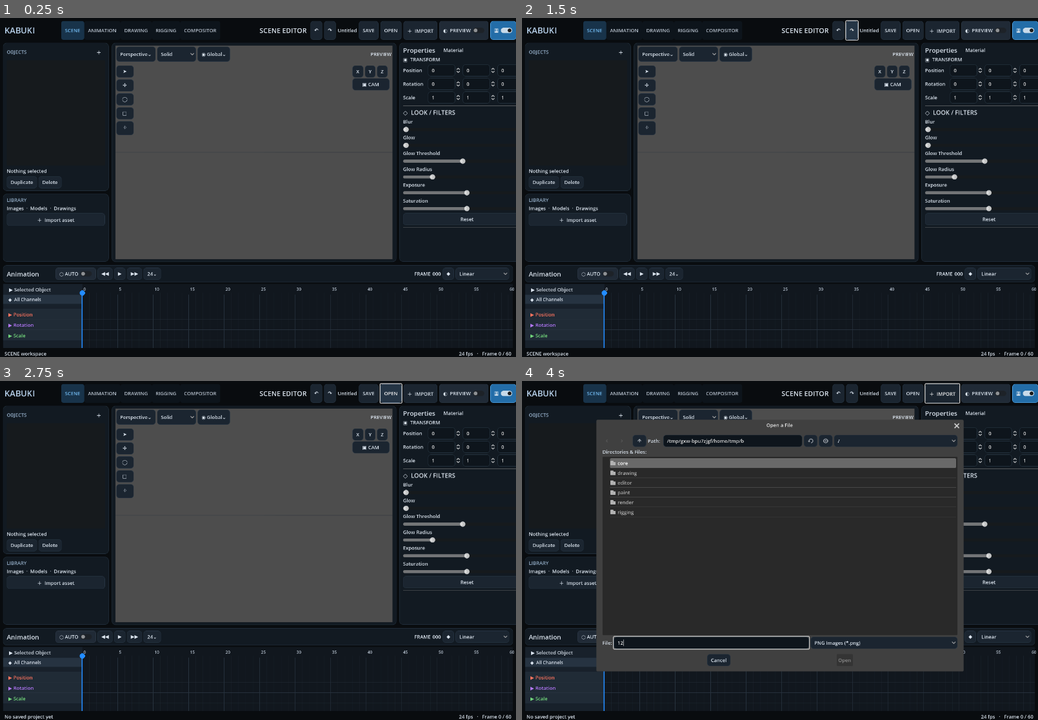
Above: before the commit, frames 1-4 (two rows, left to right).
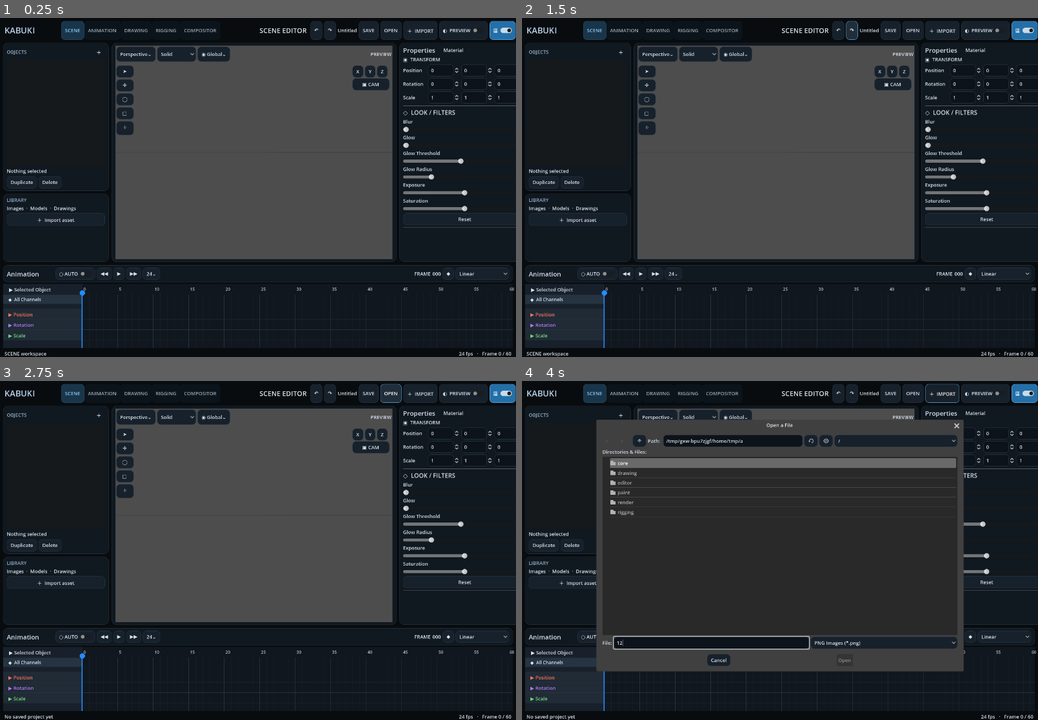
Above: after the commit, the same moments.

Repository: Onnevan/Kabuki
Game: Godot game, scene res://editor/main.tscn
Same seed, same stepped clock (60 frames per second), same inputs: the game is played once before the commit and once after it.
Inputs (mouse positions are in pixels of both pictures, inside the frame that each line leads up to):
- Up to frame 1 (0.25 s): no input
- Up to frame 2 (1.5 s): click "↶" at 0.5 s; click "↷" at 1.25 s
- Up to frame 3 (2.75 s): click "OPEN" at 2 s
- Up to frame 4 (4 s): click "＋ IMPORT" at 2.75 s; click (712, 642) at 3.52 s; type "12" at 3.6 s

The runs differ from the first frame. In frame 1, 0.4% of the frame differs, in the area x 0-100%, y 0-78%; in frame 2, 0.5%; in frame 3, 0.5%; in frame 4, 0.6%, in the area x 0-100%, y 0-79%.

Commit message:
Modernize Kabuki visual theme

Diff:
--- a/editor/kabuki_theme.gd
+++ b/editor/kabuki_theme.gd
@@ -1,19 +1,48 @@
 extends RefCounted
-static func box(color:String, radius:int=6, border:String="") -> StyleBoxFlat:
-	var b:=StyleBoxFlat.new(); b.bg_color=Color(color)
-	b.corner_radius_top_left=radius;b.corner_radius_top_right=radius;b.corner_radius_bottom_left=radius;b.corner_radius_bottom_right=radius
-	b.content_margin_left=10;b.content_margin_right=10;b.content_margin_top=7;b.content_margin_bottom=7
+
+static func box(color:String, radius:int=8, border:String="", padding:float=9.0) -> StyleBoxFlat:
+	var b:=StyleBoxFlat.new()
+	b.bg_color=Color(color)
+	b.corner_radius_top_left=radius; b.corner_radius_top_right=radius
+	b.corner_radius_bottom_left=radius; b.corner_radius_bottom_right=radius
+	b.content_margin_left=padding; b.content_margin_right=padding
+	b.content_margin_top=7; b.content_margin_bottom=7
 	if border!="":
-		b.border_width_left=1;b.border_width_top=1;b.border_width_right=1;b.border_width_bottom=1;b.border_color=Color(border)
+		b.border_width_left=1; b.border_width_top=1; b.border_width_right=1; b.border_width_bottom=1
+		b.border_color=Color(border)
 	return b
+
 static func build() -> Theme:
-	var t:=Theme.new();t.default_font_size=13
-	t.set_color("font_color","Label",Color("#dce5ef"));t.set_color("font_color","Button",Color("#dce5ef"));t.set_color("font_color","CheckButton",Color("#dce5ef"))
-	t.set_stylebox("normal","Button",box("#1b2530",7,"#263442"));t.set_stylebox("hover","Button",box("#253545",7,"#38506a"));t.set_stylebox("pressed","Button",box("#236da8",7,"#56a9e8"))
-	t.set_stylebox("normal","CheckButton",box("#202a36",6,"#2b3744"));t.set_stylebox("hover","CheckButton",box("#2a3949",6,"#3c4d60"))
-	t.set_stylebox("panel","PanelContainer",box("#121a22",9,"#22303d"))
-	t.set_stylebox("normal","LineEdit",box("#0e151c",7,"#263541"));t.set_stylebox("normal","ItemList",box("#0f161d",7,"#22303d"))
-	t.set_color("font_selected_color","TabBar",Color("#73bdf4"));t.set_color("font_unselected_color","TabBar",Color("#b7c1cd"))
-	t.set_stylebox("tab_selected","TabBar",box("#18334a",6));t.set_stylebox("tab_unselected","TabBar",box("#0d141b",6))
-	t.set_constant("h_separation","HBoxContainer",8);t.set_constant("v_separation","VBoxContainer",7)
+	var t:=Theme.new()
+	t.default_font_size=13
+	var text:=Color("#d9e2ec")
+	var muted:=Color("#8f9dab")
+	var accent:=Color("#4da3e6")
+	t.set_color("font_color","Label",text)
+	t.set_color("font_color","Button",text)
+	t.set_color("font_hover_color","Button",Color.WHITE)
+	t.set_color("font_pressed_color","Button",Color.WHITE)
+	t.set_color("font_color","CheckButton",text)
+	t.set_color("font_color","OptionButton",text)
+	t.set_color("font_color","SpinBox",text)
+	t.set_color("font_uneditable_color","LineEdit",muted)
+	t.set_stylebox("normal","Button",box("#17212b",9,"#26333f",10))
+	t.set_stylebox("hover","Button",box("#202e3a",9,"#3b5368",10))
+	t.set_stylebox("pressed","Button",box("#246fA8",9,"#62b5f2",10))
+	t.set_stylebox("focus","Button",box("#00000000",9,"#62b5f2",10))
+	t.set_stylebox("normal","OptionButton",box("#17212b",9,"#26333f",10))
+	t.set_stylebox("hover","OptionButton",box("#202e3a",9,"#3b5368",10))
+	t.set_stylebox("normal","CheckButton",box("#17212b",9,"#26333f",9))
+	t.set_stylebox("hover","CheckButton",box("#202e3a",9,"#3b5368",9))
+	t.set_stylebox("panel","PanelContainer",box("#101820",12,"#22303b",10))
+	t.set_stylebox("normal","LineEdit",box("#0c131a",8,"#263541",8))
+	t.set_stylebox("normal","ItemList",box("#0c131a",10,"#202d38",8))
+	t.set_color("font_selected_color","TabBar",Color("#8dccf7"))
+	t.set_color("font_unselected_color","TabBar",Color("#9ba8b5"))
+	t.set_stylebox("tab_selected","TabBar",box("#19354a",9,"#28516d",10))
+	t.set_stylebox("tab_unselected","TabBar",box("#0c141b",9,"",10))
+	t.set_stylebox("tab_hovered","TabBar",box("#15232e",9,"",10))
+	t.set_color("font_color","TooltipLabel",text)
+	t.set_constant("h_separation","HBoxContainer",7)
+	t.set_constant("v_separation","VBoxContainer",7)
 	return t
